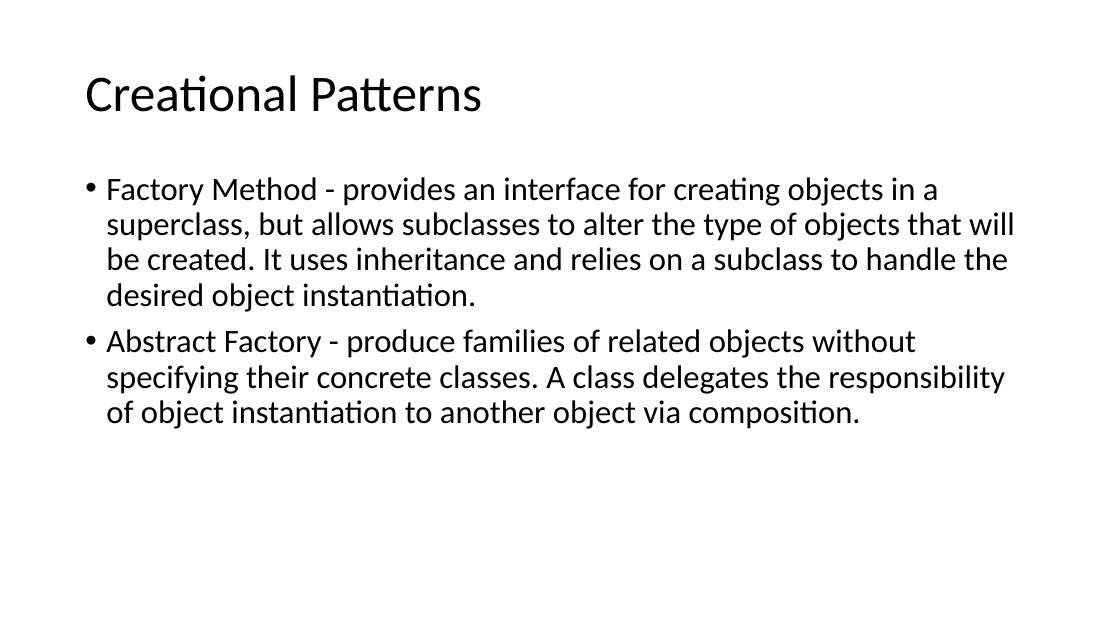
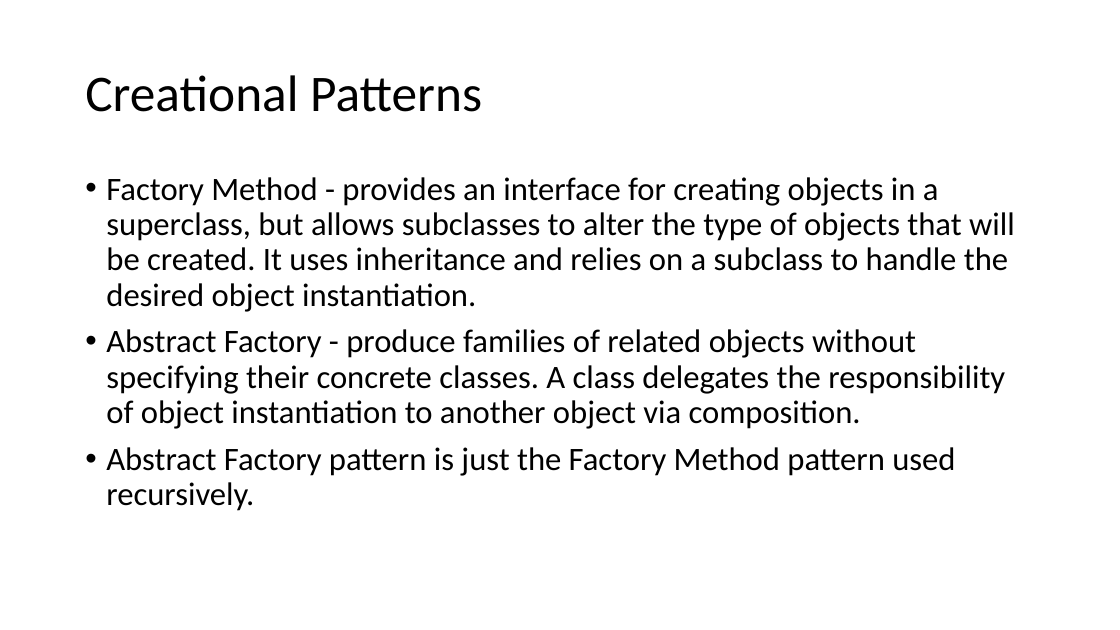
Before and after one commit to ynaman1000/DesignPatterns, a slide deck: slide 3 of Design Patterns.pptx. Drawn at 1120x630 pixels with LibreOffice and Linux fonts; fonts in the diff are those of the drawing. Boxes give left, top, right and bottom in pixels: in the first picture for what was removed or moved away, otherwise in the second. Text is boxed around its words. In the diff, an @@ line names an element or a change of style, - is before the commit and + after.

Commit message:
updated ppt

```diff
--- a/Design Patterns.pptx
+++ b/Design Patterns.pptx
@@ text at bbox=[106, 447, 955, 511]: paragraph added @@
+• Abstract Factory pattern is just the Factory Method pattern used recursively.
```
Also in this commit, not shown: 1 other slide changed, 3 slides added, 1 slide removed.
